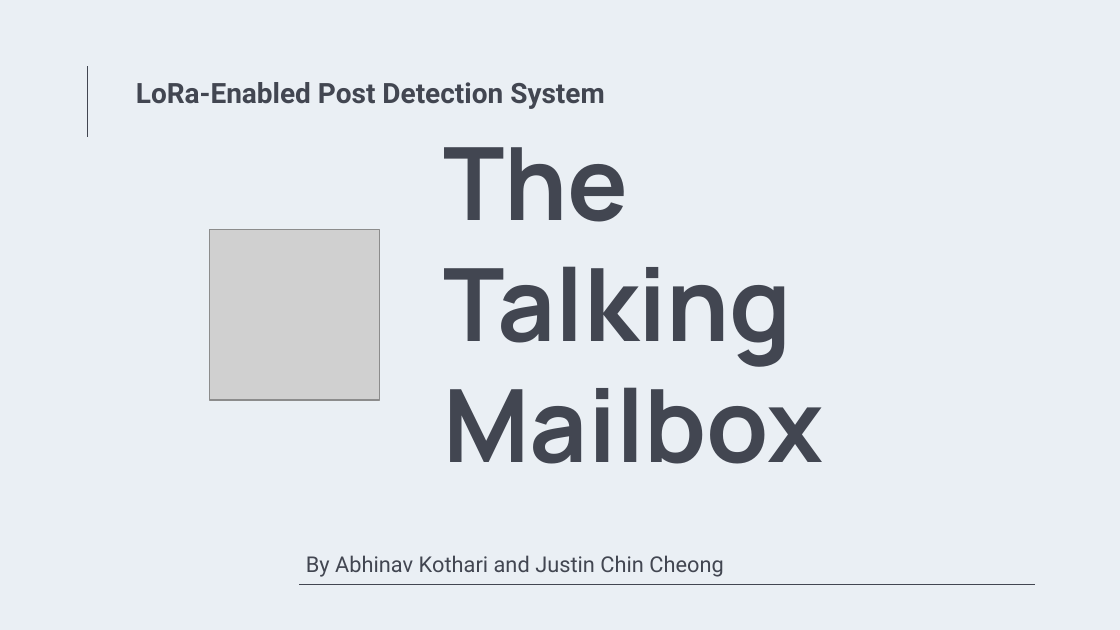
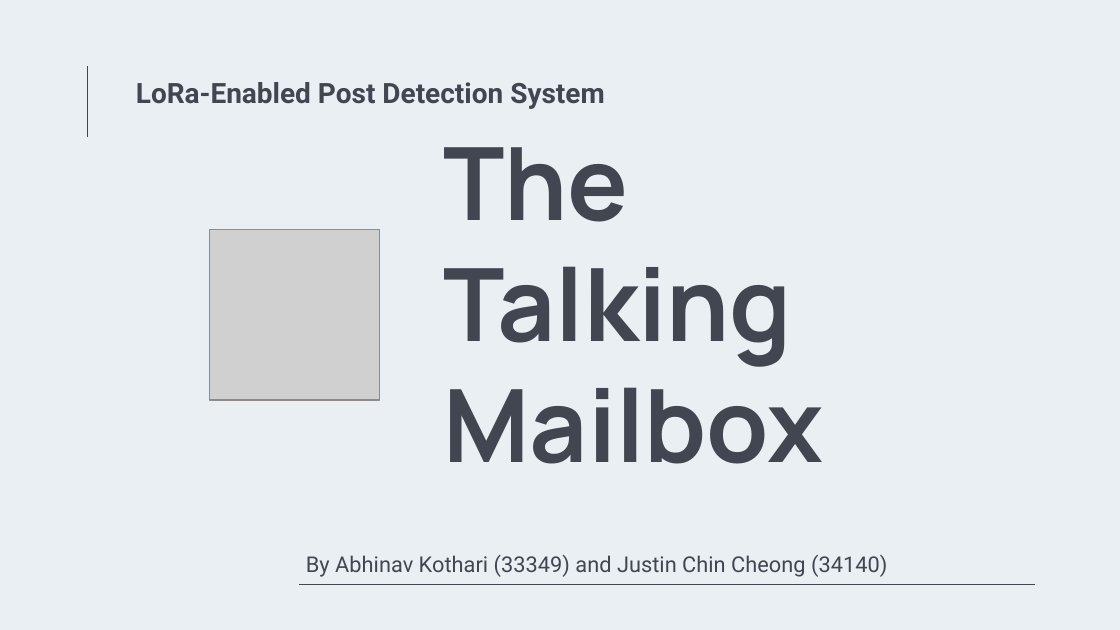
Before and after one commit to AbhinavK02/LoRaProject, a slide deck: slide 1 of A.1 Pitch Presentation/The_Talking_Mailbox_Pitch.pptx. Drawn at 1120x630 pixels with LibreOffice and Linux fonts; fonts in the diff are those of the drawing; grey boxes stand for pictures; background and template pictures are left out. Boxes give left, top, right and bottom in pixels: in the first picture for what was removed or moved away, otherwise in the second. Text is boxed around its words. In the diff, an @@ line names an element or a change of style, - is before the commit and + after.

```diff
--- a/A.1 Pitch Presentation/The_Talking_Mailbox_Pitch.pptx
+++ b/A.1 Pitch Presentation/The_Talking_Mailbox_Pitch.pptx
@@ text at <box>306,555,887,577</box>: text changed @@
-By Abhinav Kothari and Justin Chin Cheong
+By Abhinav Kothari (33349) and Justin Chin Cheong (34140)
```
Also in this commit, not shown: 6 other slides changed, 15 other files.
